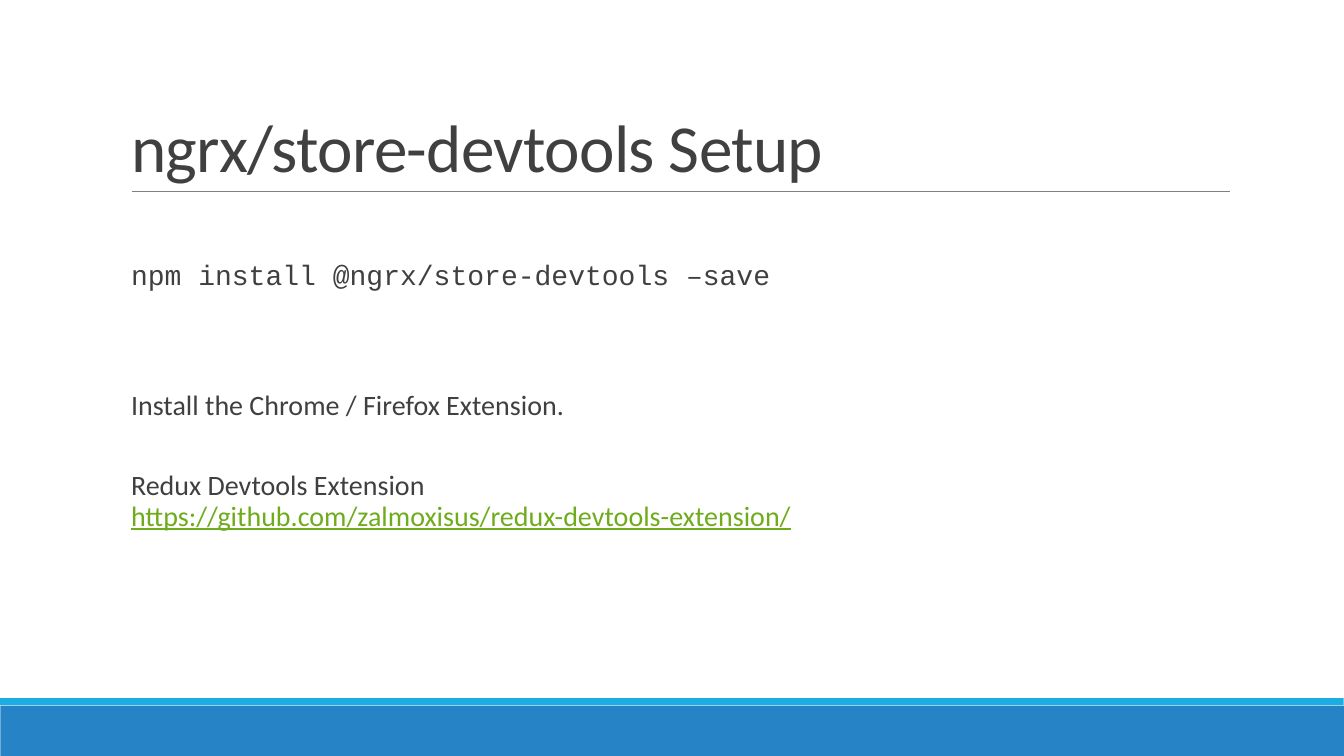
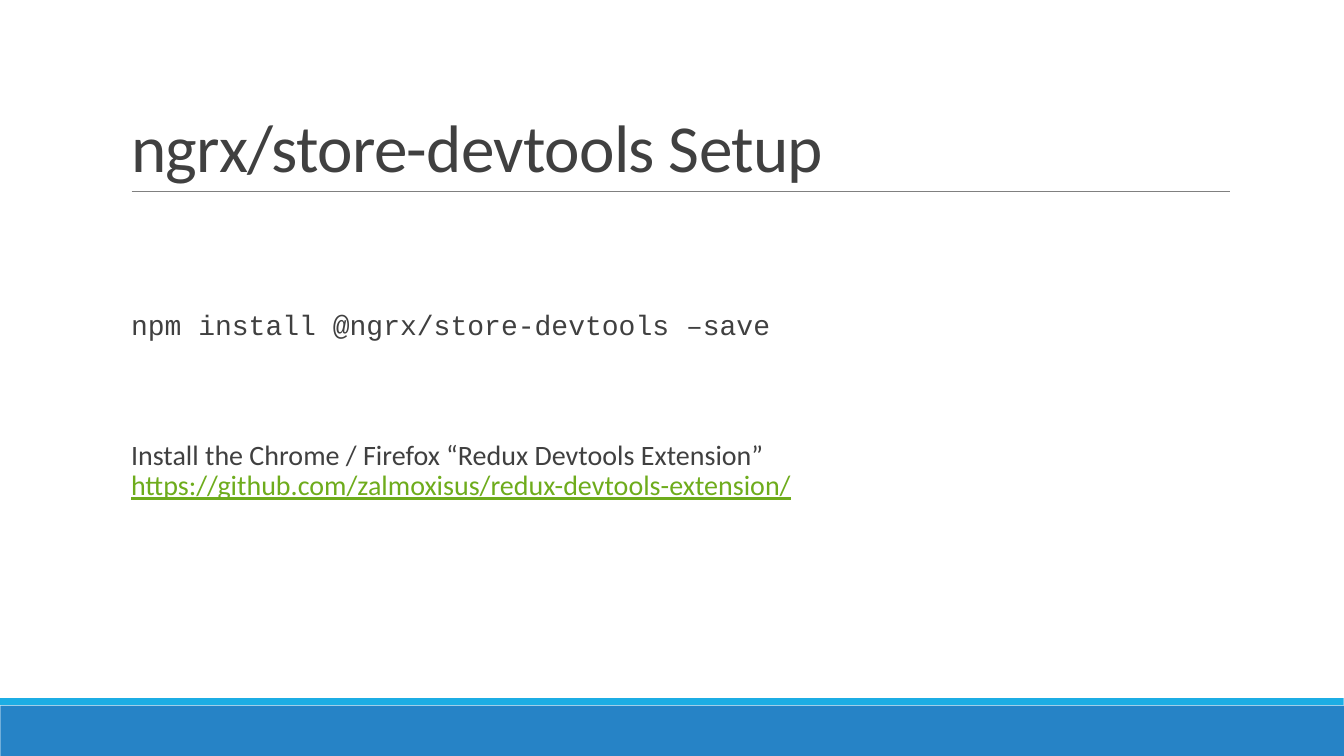
Before and after one commit to AGiorgetti/ngrx101, a slide deck: slide 32 of ReactiveProgramming_ngrx.pptx. Drawn at 1344x756 pixels with LibreOffice and Linux fonts; fonts in the diff are those of the drawing. Boxes give left, top, right and bottom in pixels: in the first picture for what was removed or moved away, otherwise in the second. Text is boxed around its words. In the diff, an @@ line names an element or a change of style, - is before the commit and + after.

```diff
--- a/ReactiveProgramming_ngrx.pptx
+++ b/ReactiveProgramming_ngrx.pptx
@@ text at box(131, 445, 791, 500): text changed; text colour #404040 to #6EAC1C @@
-  Install the Chrome / Firefox Extension.
-  Redux Devtools Extension
-  https://github.com/zalmoxisus/redux-devtools-extension/
+  Install the Chrome / Firefox “Redux Devtools Extension”
+  https://github.com/zalmoxisus/redux-devtools-extension/
```
Also in this commit, not shown: 13 other slides changed, 8 other files.
